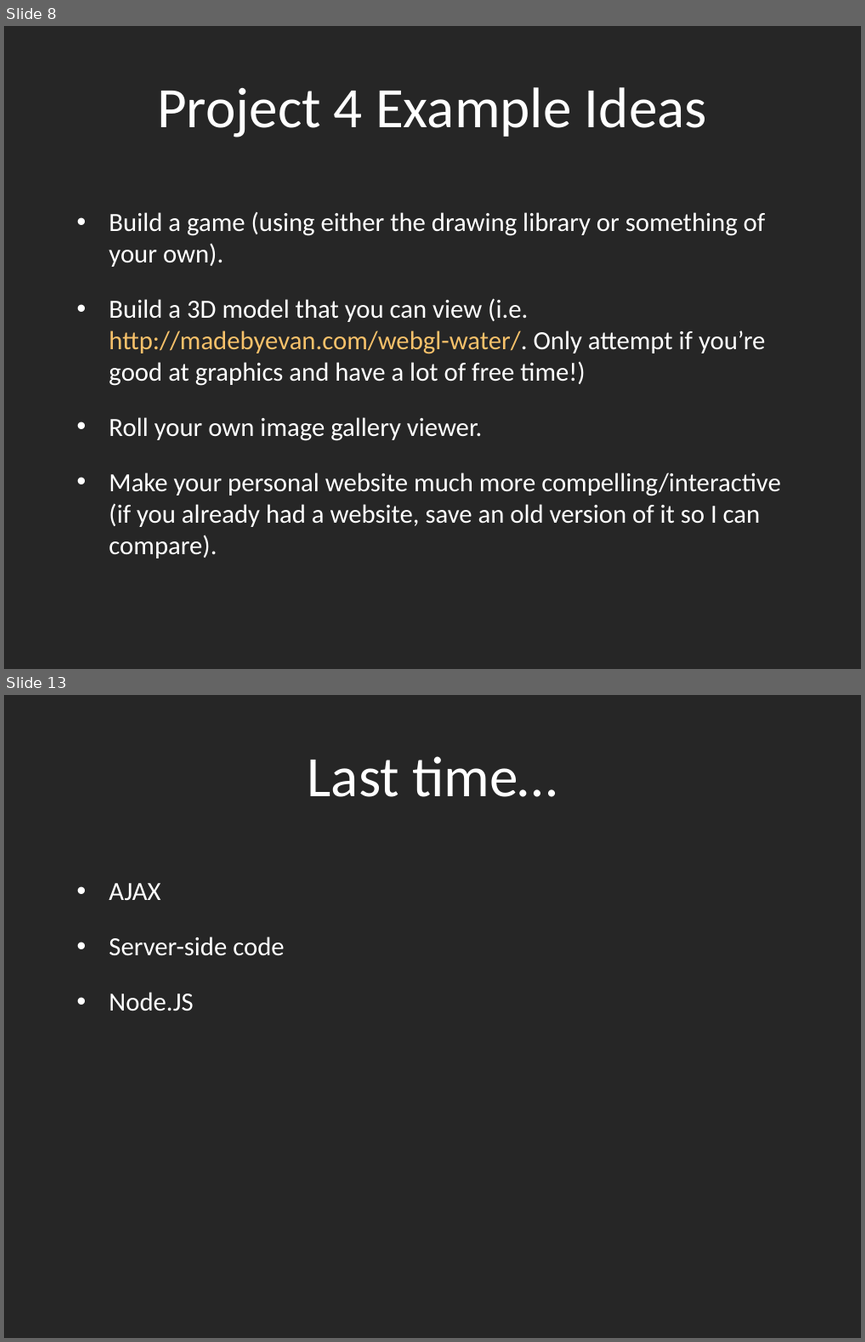
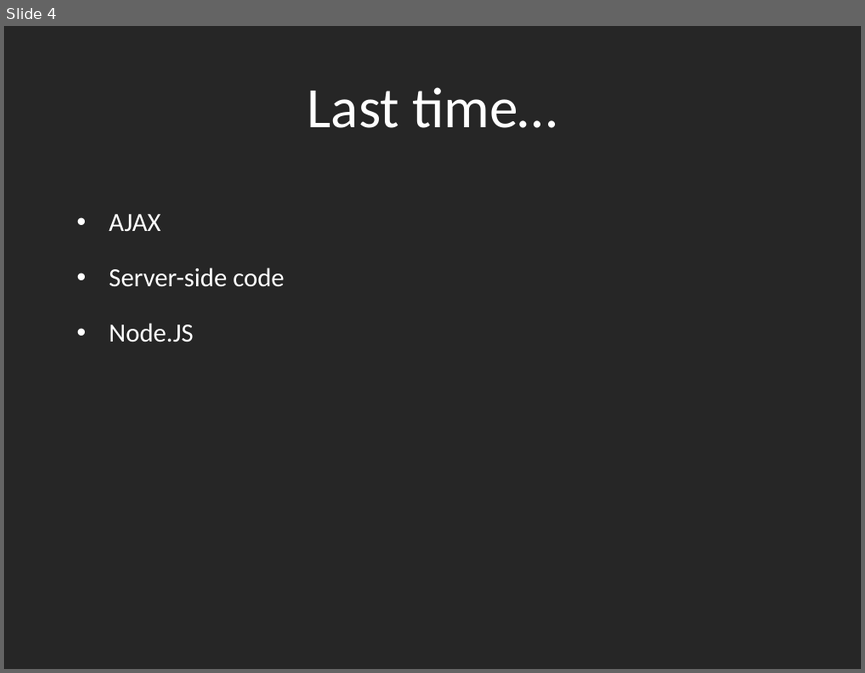
Before and after one commit to dantasse/ssuiweb2014, a slide deck: week09/week09.pptx. Shown one above the other, each under a label of ours: slides 8 and 13 before the commit, slide 4 after it; the slides between them are not shown. The pictures are 865x1342 and 865x673 pixels, drawn with LibreOffice and Linux fonts; fonts in the diff are those of the drawing. Boxes give left, top, right and bottom in pixels: in the first picture for what was removed or moved away, otherwise in the second. Text is boxed around its words. In the diff, an @@ line names an element or a change of style, - is before the commit and + after.

```diff
--- a/week09/week09.pptx
+++ b/week09/week09.pptx
@@ slide 8 removed at bbox=[4, 26, 861, 669], background #262626 @@
@@ title removed at bbox=[157, 87, 707, 137] @@
-Project 4 Example Ideas
@@ text removed at bbox=[109, 212, 781, 558] @@
-• Build a game (using either the drawing library or something of your own).
-• Build a 3D model that you can view (i.e.
-  http://madebyevan.com/webgl-water/. Only attempt if you’re good at graphics and have a lot of free time!)
-• Roll your own image gallery viewer.
-• Make your personal website much more compelling/interactive (if you already had a website, save an old version of it so I can compare).
@@ what was slide 13 is now slide 4 @@
```
Also in this commit, not shown: 3 slides changed, 32 slides added, 8 other slides removed.
